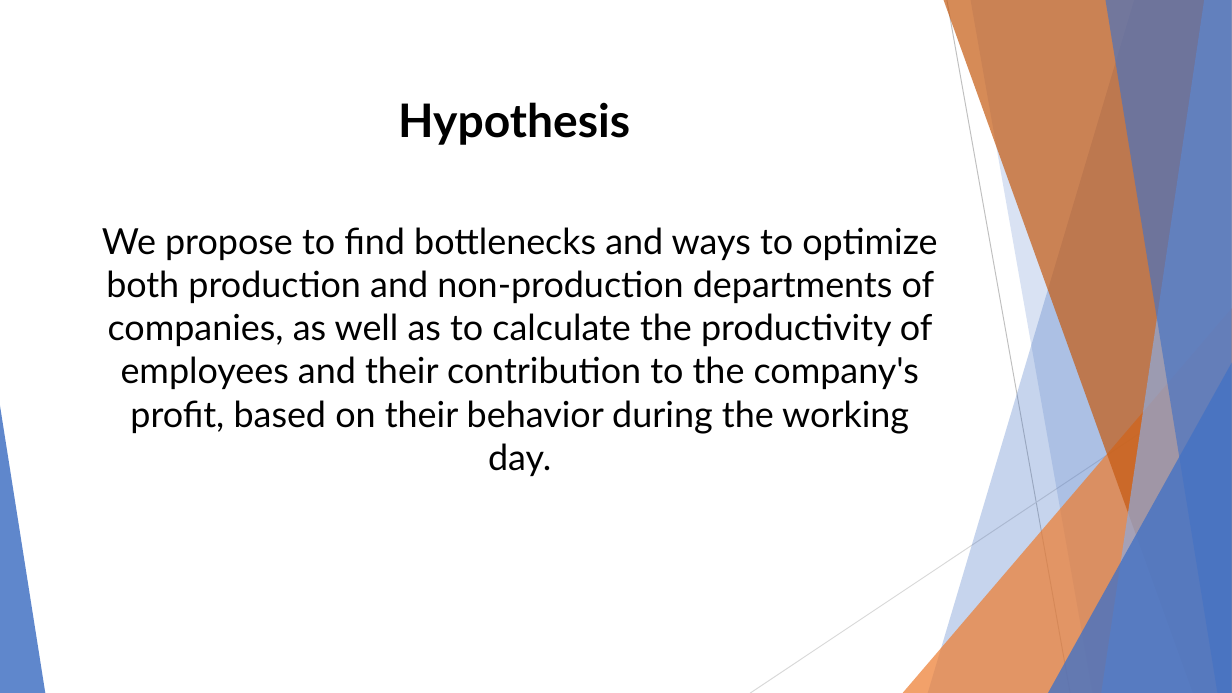
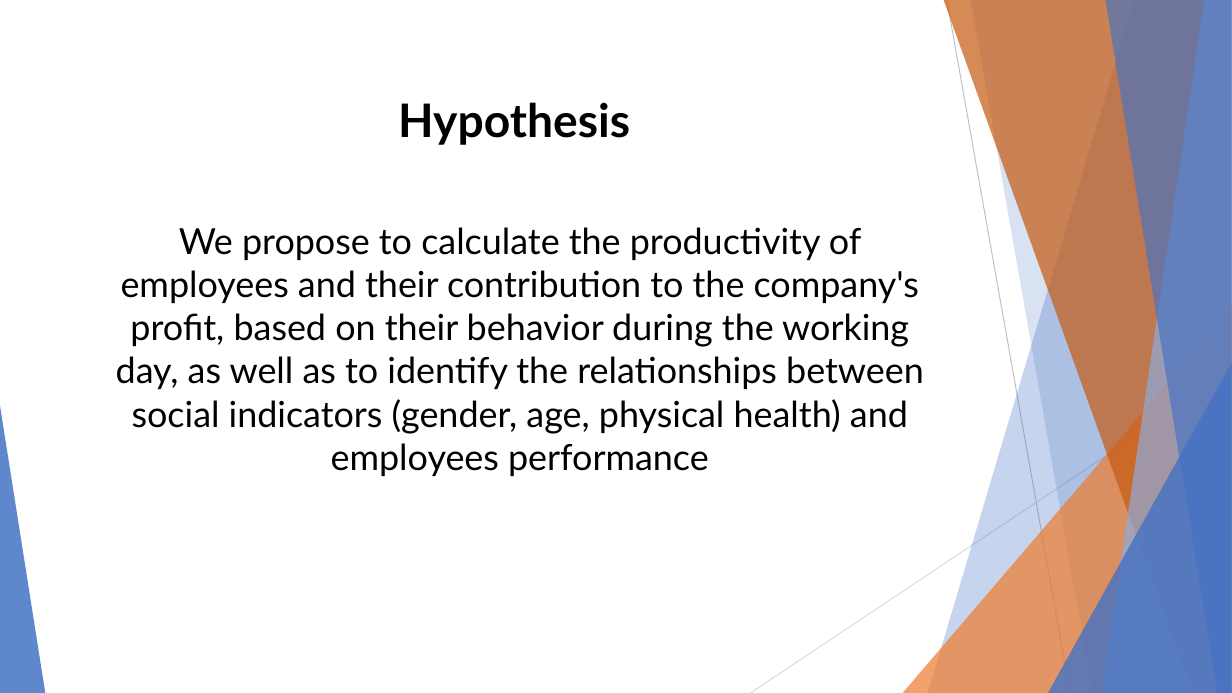
Before and after one commit to BekA-012/ms_kbtu_dv, a slide deck: slide 3 of HW #1/New approach to productivity.pptx. Drawn at 1232x693 pixels with LibreOffice and Linux fonts; fonts in the diff are those of the drawing. Boxes give left, top, right and bottom in pixels: in the first picture for what was removed or moved away, otherwise in the second. Text is boxed around its words. In the diff, an @@ line names an element or a change of style, - is before the commit and + after.

```diff
--- a/HW #1/New approach to productivity.pptx
+++ b/HW #1/New approach to productivity.pptx
@@ text at box(116, 227, 924, 476): text changed @@
-We propose to find bottlenecks and ways to optimize both production and non-production departments of companies, as well as to calculate the productivity of employees and their contribution to the company's profit, based on their behavior during the working day.
+We propose to calculate the productivity of employees and their contribution to the company's profit, based on their behavior during the working day, as well as to identify the relationships between social indicators (gender, age, physical health) and employees performance
```
Also in this commit, not shown: 1 other slide changed, 2 slides added, 1 other file.
